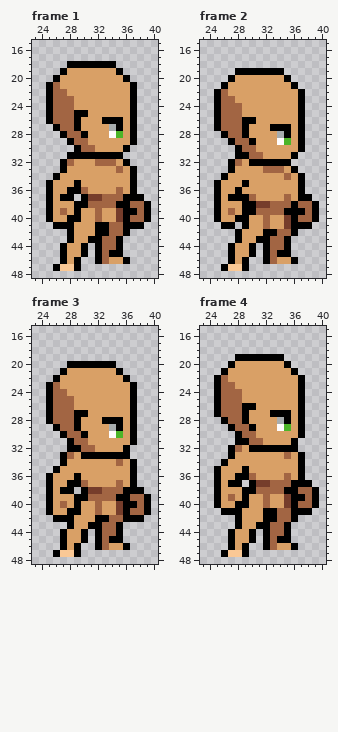
Pixel-art file, stored at Pixel Crawler - Free Pack/Entities/Characters/Body_A/Animations/Idle_Base/Idle_Side.aseprite. The first picture shows the starting point.
64x64 pixels, 4 frames. Shown: frame 1: x 23..40, y 15..48; frame 2: x 23..40, y 15..48; frame 3: x 23..40, y 15..48; frame 4: x 23..40, y 15..48.
New version:
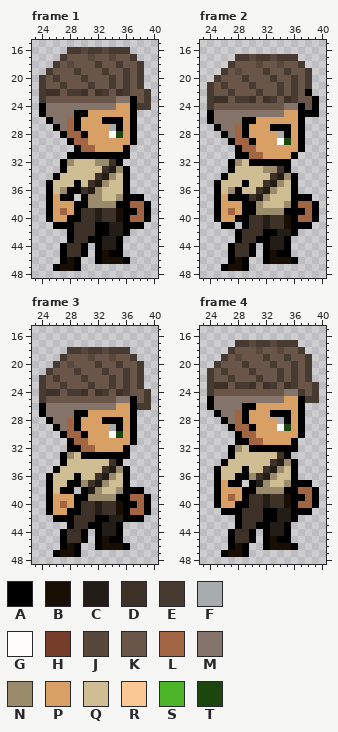
Palette (. is transparent): A #000000  B #190e04  C #231d18  D #3e3127  E #463a31  F #a7acae  G #fffcfc  H #763d2b  J #58483c  K #6a5648  L #a26543  M #847469  N #998b6b  P #d9a066  Q #cfbd93  R #fac895  S #4cb528  T #1b460d
Changes in this commit:
layer "Legs" added
layer "Shoes/simple_shoes" added
layer "Pants/simple_pants" added
layer "Body" added
layer "Arms" added
layer "Shirt/simple_shirt" added
layer "Head" added
layer "Hair/hair_style_1" added
layer "Corpo" removed
layer "Layer 1" removed
layer "Braços" removed
layer "Cabeça" removed
Changed rows in their new state; - is an unchanged pixel.
Frame 1:
first column x 24:
16 ----EEJEEJEEE---
17 ---EKKKJKKJKKE--
18 --EKJKKKEKKEKKE-
19 -EKKKEKKKEKKEKE-
20 EKEKKKEKKKEKEKE-
21 EKKEKKKEKKEKEKE-
22 EDDKEEDKDEKDEKKE
23 EKKKKKKKKKKMM-KE
24 AMMMMMMMMMM---EE
25 AMMMM-----------
26 --MM------------
27 ---M------------
28 -----------T----
31 ------------A---
32 ----NQQQNNDA.---
33 ----QQQQQDCNA.--
34 ---QQQQQDCNQA.--
35 --QQQ-QDCNQQA.--
36 --QN--DCNQQQA.--
37 -------NNQQN----
38 -------NNNN-----
39 ------DDCDDB----
40 ------DDCDDB----
41 -----DDD--CC----
42 -----DDD--CC----
43 -----DD--CC-----
44 ----DD---CC-----
45 ----DD---B------
46 ----B----BBB----
47 ---BB-----------
Frame 2:
first column x 24:
17 ----EEJEEJEEE---
18 ---EKKKJKKJKKE--
19 --EKJKKKEKKEKKE-
20 -EKKKEKKKEKKEKE-
21 EKEKKKEKKKEKEKE-
22 EKKEKKKEKKEKEKA-
23 EDDKEEDKDEKDEKKA
24 EKKKKKKKKKKMM-KA
25 AMMMMMMMMMM---AA
26 AMMMM-----------
27 --MM------------
28 ---M------------
29 -----------T----
32 ----NQ----------
33 ----QQQQNNDA.---
34 ---QQQQQQDCNA.--
35 --QQQ-QQDCNQA.--
36 --QN-QQDCNQQA.--
37 ------DCNQQQA---
38 -------NQQQN----
39 -------NNNN-----
40 ------DDCDDB----
41 ------DDCDDB----
42 -----DDD--CC----
43 -----DD--CC-----
44 ----DD---CC-----
45 ----DD---B------
46 ----B----BBB----
47 ---BB-----------
Frame 3:
first column x 24:
18 ----EEJEEJEEE---
19 ---EKKKJKKJKKE--
20 --EKJKKKEKKEKKE-
21 -EKKKEKKKEKKEKE-
22 EKEKKKEKKKEKEKE-
23 EKKEKKKEKKEKEKE-
24 EDDKEEDKDEKDEKKE
25 EKKKKKKKKKKMM-KE
26 AMMMMMMMMMM---EE
27 AMMMM-----------
28 --MM------------
29 ---M------------
30 -----------T----
33 ----NQ----------
34 ----QQQQQQDA..--
35 ---QQQQQQDCNA.--
36 --QQQ-QQDCNQA.--
37 --QQ--NDCNQQA.--
38 --Q----CNQQN----
39 -------NNNN-----
40 ------DDCDDB----
41 ------DDCDDB----
42 -----DDD--CC----
43 -----DD--CC-----
44 ----DD---CC-----
45 ----DD---B------
46 ----B----BBB----
47 ---BB-----------
Frame 4:
first column x 24:
17 ----EEJEEJEEE---
18 ---EKKKJKKJKKE--
19 --EKJKKKEKKEKKE-
20 -EKKKEKKKEKKEKE-
21 EKEKKKEKKKEKEKE-
22 EKKEKKKEKKEKEKE-
23 EDDKEEDKDEKDEKKE
24 EKKKKKKKKKKMMEKE
25 AMMMMMMMMMM---EE
26 AMMMM-----------
27 --MM------------
28 ---M------------
29 -----------T----
32 ----NQ----------
33 ----QQQQQQDA..--
34 ---QQQQQQDCNA.--
35 --QQQ-QQDCNQA.--
36 --QQ--NDCNQQA.--
37 -------CNQQN----
38 -------NNNN-----
39 ------DDCDDB----
40 ------DDCDDB----
41 -----DDD--CC----
42 -----DDD--CC----
43 -----DD--CC-----
44 ----DD---CC-----
45 ----DD---B------
46 ----B----BBB----
47 ---BB-----------
Where, in picture pixels (left, top, right, bottom), the same in both pictures:
changed: (39, 47, 151, 271)
changed: (207, 54, 319, 271)
changed: (39, 347, 151, 431)
changed: (53, 431, 137, 557)
changed: (207, 340, 319, 557)
